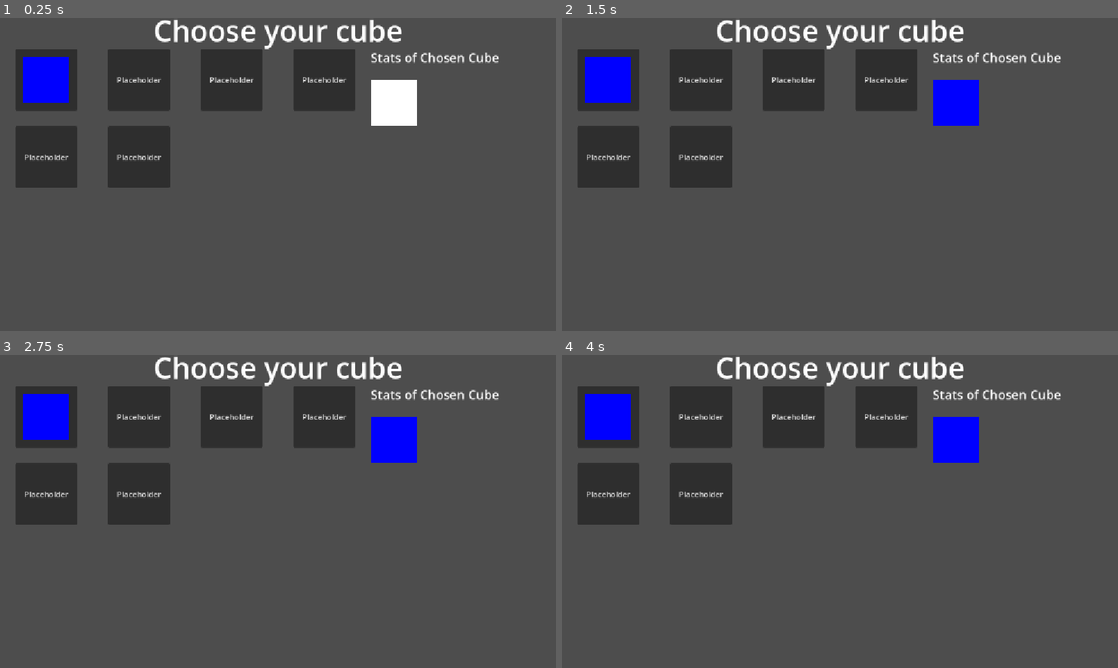
Above: before the commit, frames 1-4 (two rows, left to right).
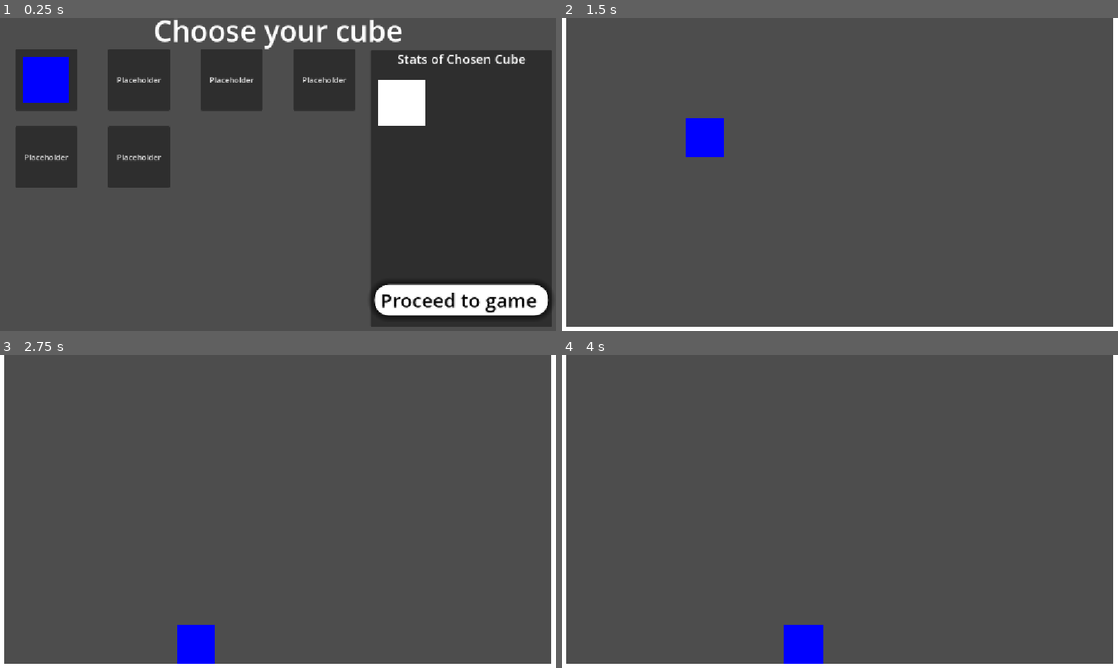
Above: after the commit, the same moments.

Repository: fkm-X3/Games-lib
Game: Godot game, scene res://menu's/cube select.tscn
Same seed, same stepped clock (60 frames per second), same inputs: the game is played once before the commit and once after it. This scene is started directly instead of the project's main scene.
Inputs (mouse positions are in pixels of both pictures, inside the frame that each line leads up to):
- Up to frame 1 (0.25 s): no input
- Up to frame 2 (1.5 s): click (606, 80) at 0.5 s; click (1023, 299) at 1.25 s, where only the run after the commit has a clickable "Proceed to game"
- Up to frame 3 (2.75 s): hold D (move_right) from 2.03 s (still down); tap E (attack_1) at 2.1 s; tap Space (move_jump) at 2.27 s
- Up to frame 4 (4 s): tap F (attack_2) at 2.85 s; tap Space (move_jump) at 3.02 s; release D (move_right) at 3.53 s; hold A (move_left) from 3.53 s (still down); tap E (attack_1) at 3.6 s

The runs differ from the first frame. In frame 1, 27% of the frame differs, in the area x 66-100%, y 10-99%; in frame 2, 19%; in frame 3, 19%; in frame 4, 20%.

Commit message:
Feat: Better selected cube menu

Diff:
--- a/Cube-Combat/menu's/cube select.tscn
+++ b/Cube-Combat/menu's/cube select.tscn
@@ -1,6 +1,30 @@
 [gd_scene format=3 uid="uid://b1bdk7bvnvhdv"]
 
 [ext_resource type="Script" uid="uid://cgp1vftdcqpy3" path="res://menu's/cube_select.gd" id="1_hvuif"]
+
+[sub_resource type="StyleBoxFlat" id="StyleBoxFlat_hvuif"]
+bg_color = Color(1, 1, 1, 1)
+corner_radius_top_left = 30
+corner_radius_top_right = 30
+corner_radius_bottom_right = 30
+corner_radius_bottom_left = 30
+shadow_size = 15
+
+[sub_resource type="StyleBoxFlat" id="StyleBoxFlat_d8bcx"]
+bg_color = Color(0.18000486, 0.1800049, 0.1800048, 1)
+corner_radius_top_left = 30
+corner_radius_top_right = 30
+corner_radius_bottom_right = 30
+corner_radius_bottom_left = 30
+shadow_size = 15
+
+[sub_resource type="StyleBoxFlat" id="StyleBoxFlat_e3npc"]
+bg_color = Color(0.3366076, 0.33660764, 0.33660752, 1)
+corner_radius_top_left = 30
+corner_radius_top_right = 30
+corner_radius_bottom_right = 30
+corner_radius_bottom_left = 30
+shadow_size = 15
 
 [node name="CubeSelect" type="Control" unique_id=1853102831]
 layout_mode = 3
@@ -75,22 +99,61 @@
 offset_bottom = 352.0
 text = "Placeholder"
 
-[node name="Stats" type="Node" parent="." unique_id=1702219602]
+[node name="Panel" type="Panel" parent="." unique_id=2023375624]
+layout_mode = 0
+offset_left = 768.0
+offset_top = 67.0
+offset_right = 1144.0
+offset_bottom = 640.0
 script = ExtResource("1_hvuif")
 
-[node name="Lable" type="Label" parent="Stats" unique_id=789151313]
-offset_left = 768.0
-offset_top = 64.0
-offset_right = 1034.0
-offset_bottom = 100.0
+[node name="ColorRect" type="ColorRect" parent="Panel" unique_id=1041428236]
+layout_mode = 0
+offset_left = 16.0
+offset_top = 61.0
+offset_right = 112.0
+offset_bottom = 157.0
+
+[node name="Lable" type="Label" parent="Panel" unique_id=789151313]
+layout_mode = 1
+anchors_preset = 5
+anchor_left = 0.5
+anchor_right = 0.5
+offset_left = -133.0
+offset_right = 133.0
+offset_bottom = 36.0
+grow_horizontal = 2
 theme_override_font_sizes/font_size = 26
 text = "Stats of Chosen Cube"
 horizontal_alignment = 1
 
-[node name="ColorRect" type="ColorRect" parent="Stats" unique_id=1041428236]
-offset_left = 768.0
-offset_top = 128.0
-offset_right = 864.0
-offset_bottom = 224.0
+[node name="RichTextLabel" type="RichTextLabel" parent="Panel" unique_id=971918995]
+layout_mode = 0
+offset_left = 128.0
+offset_top = 61.0
+offset_right = 360.0
+offset_bottom = 317.0
 
-[connection signal="pressed" from="Sword Master" to="Stats" method="_on_sword_master_pressed"]
+[node name="Proceed_to_game" type="Button" parent="Panel" unique_id=1471700802]
+layout_mode = 1
+anchors_preset = 7
+anchor_left = 0.5
+anchor_top = 1.0
+anchor_right = 0.5
+anchor_bottom = 1.0
+offset_left = -180.0
+offset_top = -88.0
+offset_right = 180.0
+offset_bottom = -24.0
+grow_horizontal = 2
+grow_vertical = 0
+size_flags_vertical = 3
+theme_override_colors/font_color = Color(0, 0, 0, 1)
+theme_override_font_sizes/font_size = 40
+theme_override_styles/normal = SubResource("StyleBoxFlat_hvuif")
+theme_override_styles/pressed = SubResource("StyleBoxFlat_d8bcx")
+theme_override_styles/hover = SubResource("StyleBoxFlat_e3npc")
+text = "Proceed to game "
+
+[connection signal="pressed" from="Sword Master" to="Panel" method="_on_sword_master_pressed"]
+[connection signal="pressed" from="Panel/Proceed_to_game" to="Panel" method="_on_proceed_to_game_pressed"]
--- a/Cube-Combat/menu's/cube_select.gd
+++ b/Cube-Combat/menu's/cube_select.gd
@@ -1,15 +1,52 @@
 extends Node
 
+# Initalizing variables
 var cube_selected = 0
+var cube_stat_HP = 0
+var cube_stat_attack1 = "placeholder"
+var cube_stat_attack2 = "placeholder"
 
+# Where the ColorReact and Lable are
 @onready var lable: Label = $Lable
 @onready var color_rect: ColorRect = $ColorRect
 
 func _on_sword_master_pressed() -> void:
+	# Setting variables for Sword master
 	cube_selected = 1
+	cube_stat_HP = 100
+	cube_stat_attack1 = "Slash"
+	cube_stat_attack2 = "Parry"
 	color_rect.color = Color("#0000ff")
 	view_stats()
 
 func view_stats():
 	if cube_selected == 1:
+		# Placeholder debug prints
 		print("Cube was selected")
+		print(cube_stat_HP)
+		print(cube_stat_attack1)
+		print(cube_stat_attack2)
+		cube_selected = 2 # Set it to this vaulue so the proceed function can is allowed to start the game
+	else:
+		print("What") # This is line isn't needed as the function is only called once its value is updated and its only updated from 0 to 1
+
+func _on_proceed_to_game_pressed() -> void:
+	if cube_selected ==  2:
+		get_tree().change_scene_to_file("res://game/main.tscn")
+	else:
+		# Make it easier to call by variables
+		var error_popup = AcceptDialog.new()
+
+		# Create the title and text of the popup
+		error_popup.title = "Error"
+		error_popup.dialog_text = "You've got to pick a cube before entering combat."
+
+		# Add it to the scene
+		add_child(error_popup)
+
+		# Show the popup in the center of the screen
+		error_popup.popup_centered()
+
+		# Cleanup once its closed
+		error_popup.canceled.connect(error_popup.queue_free)
+		error_popup.confirmed.connect(error_popup.queue_free)
